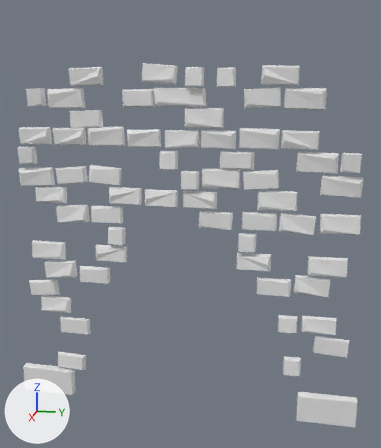
One commit to the Blender file Prototype_Project/Assets/3D/Cenarios/Dungeon/dungeon.blend: the scene before it, then after it.
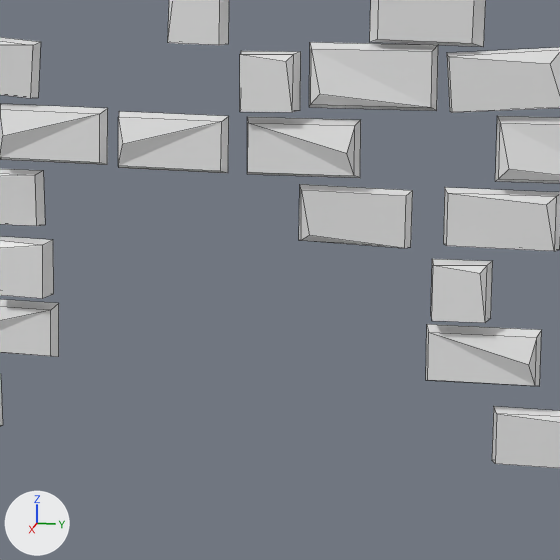
Old and new are each drawn whole from a 50 mm lens placed at (9.65, 2.07, 6.18), pointed at (0.2, 0.18, 3.81) and again close up on the part from 29% to 73% of the width and 35% to 72% of the height. Every picture has the same lights, and +X, +Y and +Z are marked at lower left. The close-ups show mesh edges as thin lines. The same objects are shown in both versions, whatever each file hides.
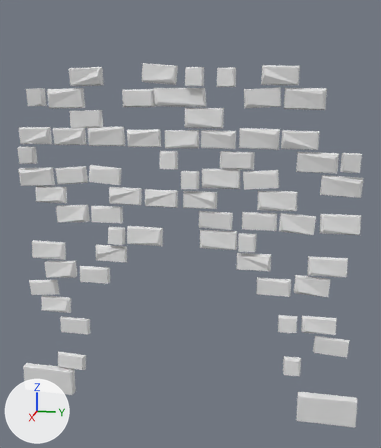
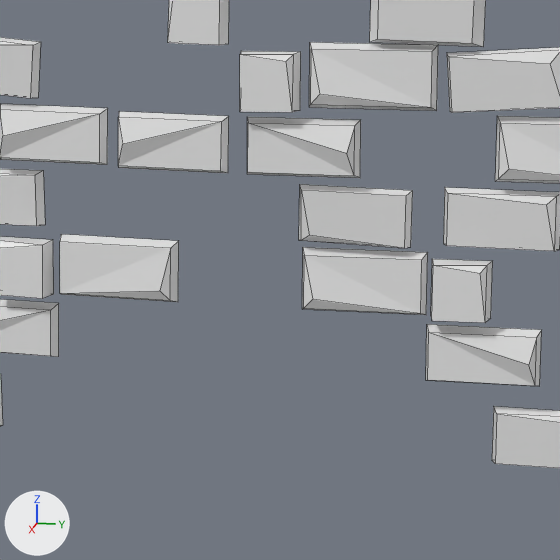
Location of each change, (x1, y1, x2, y2) in pixels of the close-ups (560 x 560 px):
part 1 of me_cube_056, added
    after: (302, 247, 428, 315)
part 2 of me_cube_056, added
    after: (60, 234, 179, 302)

What the commit changed:
me_cube_056 has 592 vertices, 450 faces and spans x 0.16..0.37, y -3.42..3.42, z 0.0..7.38.
me_cube_056 is used by ob_cube_005; location (0.0, 0.0, 0.0).
Verts and faces of me_cube_056; kept vertices keep their numbers, new ones are numbered from 592.
me_cube_056 part 1: the loose piece of 9 vertices spanning x 0.16..0.31, y 0.39..1.1, z 4.5..4.86 is copied, and the copy is moved by (0.0, -0.03, -1.16); it spans x 0.16..0.31, y 0.36..1.06, z 3.35..3.71.
Part 2, on me_cube_056:
New vertex 592 is at (0.19, -0.36, 3.35), pixel (178, 302).
New vertex 593 is at (0.17, -0.36, 3.7), pixel (178, 240).
New vertex 594 is at (0.18, -1.06, 3.35), pixel (61, 294).
New vertex 595 is at (0.16, -1.06, 3.71), pixel (61, 234).
New vertex 596 is at (0.28, -0.39, 3.38), pixel (170, 300).
New vertex 597 is at (0.26, -0.38, 3.68), pixel (170, 248).
New vertex 598 is at (0.28, -1.04, 3.39), pixel (59, 293).
New vertex 599 is at (0.26, -1.04, 3.69), pixel (59, 241).
New vertex 600 is at (0.31, -0.44, 3.44), pixel (159, 290).
New faces: (594, 598, 599, 595), (596, 600, 598), (592, 593, 597, 596), (592, 596, 598, 594), (593, 595, 599, 597), (597, 599, 598, 600).
New faces: (596, 597, 600).
